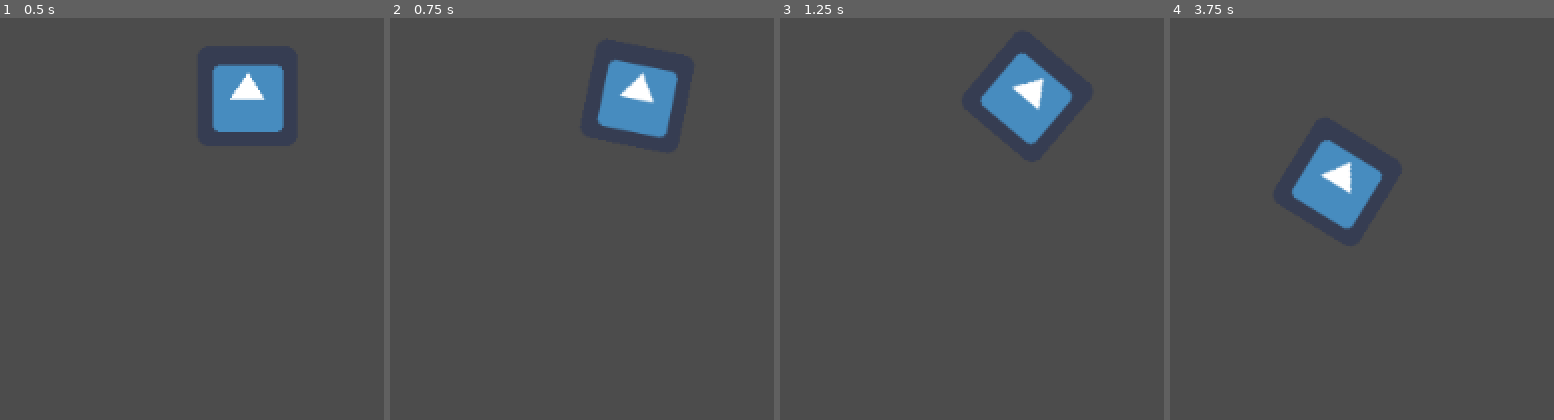
Above: before the commit, frames 1-4 (left to right).
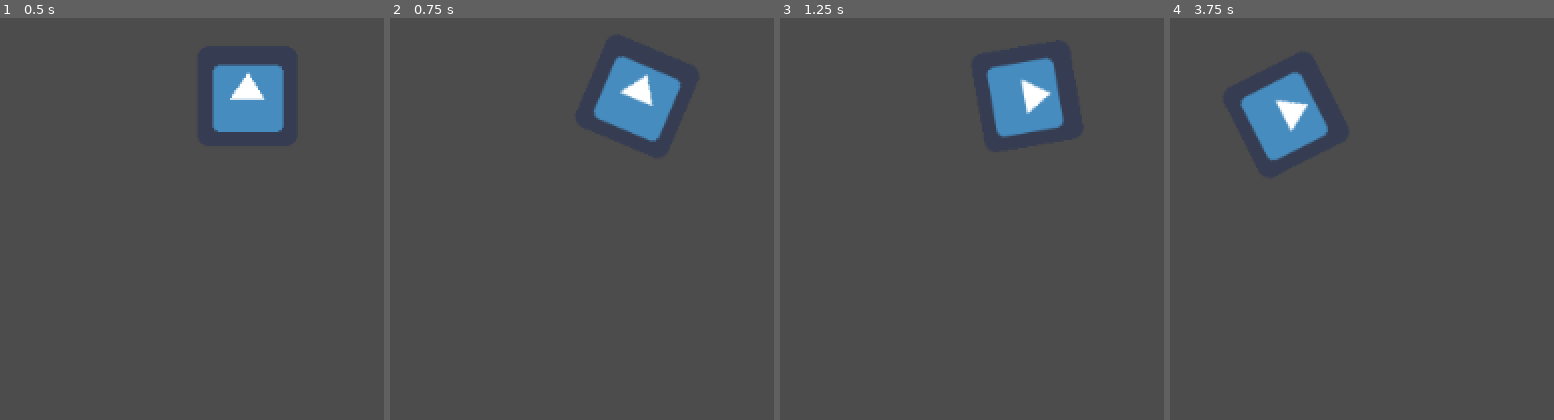
Above: after the commit, the same moments.

Repository: marianafcosta/asteroids
Game: Godot game, scene res://Player.tscn
The game is run twice, just before and just after one commit, with the same random seed, the same clock (stepped at 60 frames per second) and the same inputs. The engine's default icon, where the game draws it, is replaced by a stand-in: a white triangle on a blue panel in a dark square.
Inputs:
- Up to frame 1 (0.5 s): no input
- Up to frame 2 (0.75 s): tap Enter at 0.5 s; hold Right (ui_right) from 0.53 s (still down)
- Up to frame 3 (1.25 s): keep holding Right (ui_right)
- Up to frame 4 (3.75 s): release Right (ui_right) at 1.28 s; hold Left (ui_left) 1.28-2.03 s; hold Right (ui_right) 2.03-2.78 s; hold Up (ui_up) 2.78-3.53 s; hold Left (ui_left) from 3.53 s (still down)

Frame 1 is identical in both runs. In frame 2, 0.8% of the frame differs, in the area x 53-77%, y 9-31%; in frame 3, 1.5%; in frame 4, 6.3%, in the area x 18-56%, y 13-53%.

Commit message:
Add acceleration to player movement

Diff:
--- a/Player.gd
+++ b/Player.gd
@@ -1,10 +1,14 @@
 extends Area2D
 
+export var acceleration = 200
+export var inertia = 100
+export var max_speed = 200
+export var angular_speed = 2 # NOTE: Radians
 
-export var speed = 100
-export var angular_speed = 1 # NOTE: Radians
+var screen_size
+
 var direction = Vector2(0, 1)
-var screen_size
+var speed = 0
 
 func _ready():
 	screen_size = get_viewport_rect().size
@@ -14,8 +18,15 @@
 	var should_move = Input.is_action_pressed("ui_up");
 	var rotation = 0;
 
+	if Input.is_action_pressed("ui_up"):
+		speed += acceleration * delta
+	else:
+		speed -= inertia * delta
+
+	speed = clamp(speed, 0, max_speed)
+
 	if Input.is_action_pressed("ui_left"):
-		rotation = -(angular_speed * delta) # NOTE: Angle that it should rotate
+		rotation = -(angular_speed * delta) # NOTE: Angle that it should rotate by
 	if Input.is_action_pressed("ui_right"):
 		rotation = angular_speed * delta
 
@@ -27,8 +38,8 @@
 	direction.x = old_x * cos(rotation) - old_y * sin(rotation)
 	direction.y = old_x * sin(rotation) + old_y * cos(rotation)
 
-	if should_move:
-		velocity = direction.normalized() * speed
+	velocity = direction.normalized() * speed
+	if speed > 0:
 		position += velocity * delta
 		position.x = clamp(position.x, 0, screen_size.x)
 		position.y = clamp(position.y, 0, screen_size.y)
